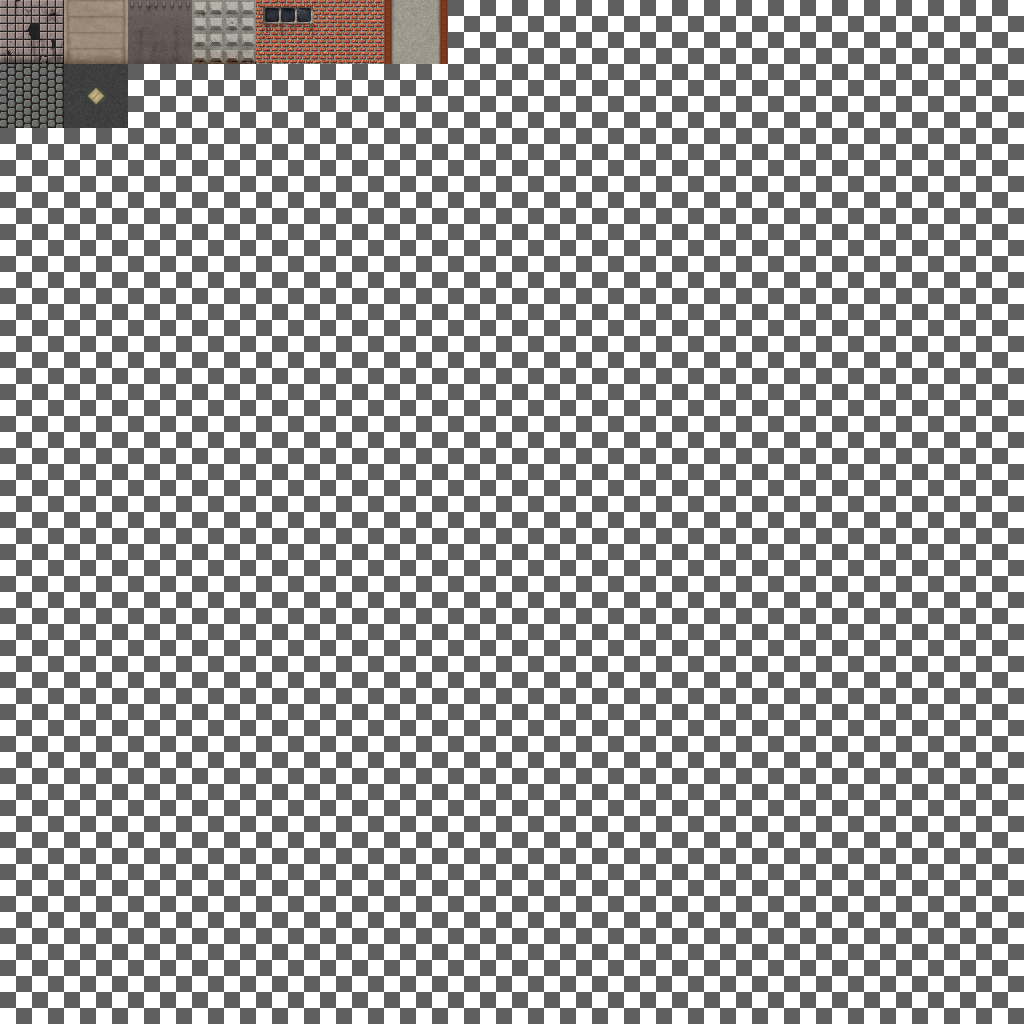
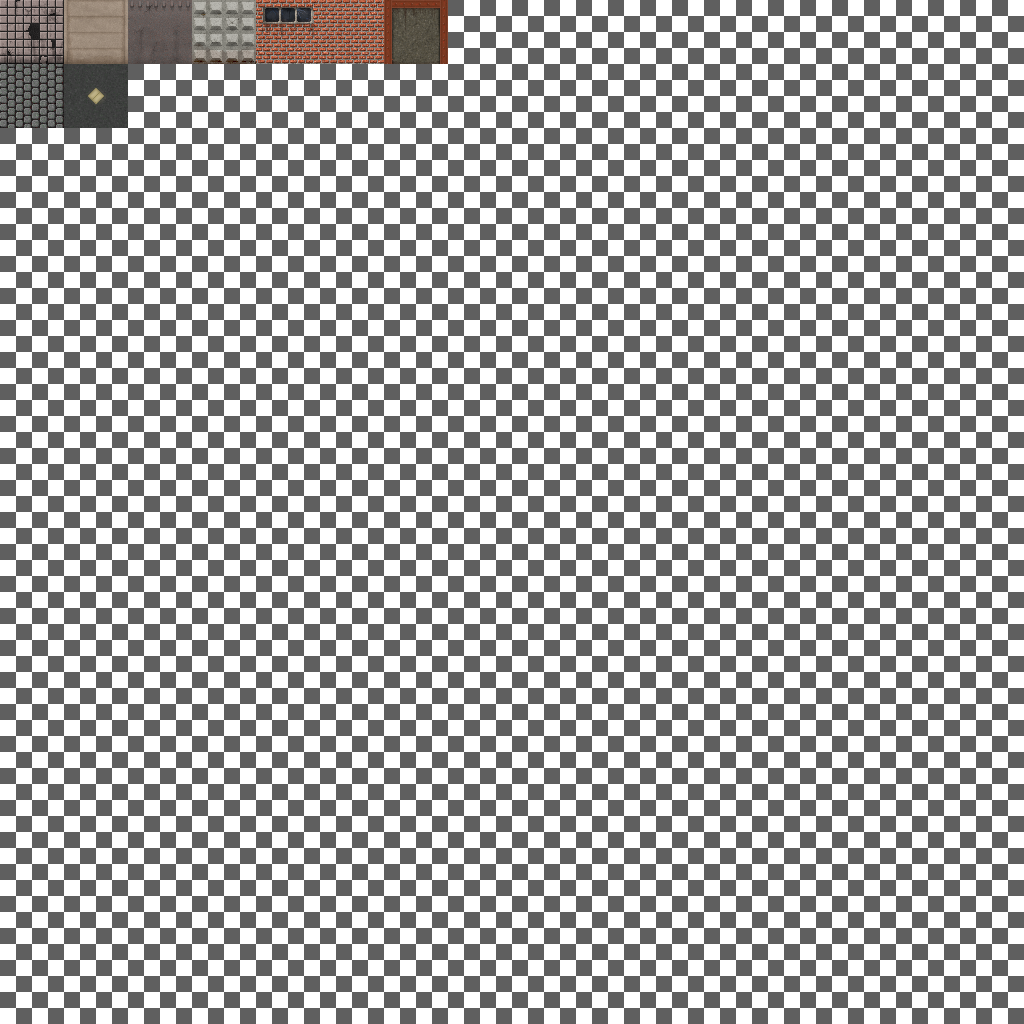
Comparing the layer stacks of the two 1024 × 1024 images. Changes:
painted on "suppw64" over box(392, 0, 440, 64)
